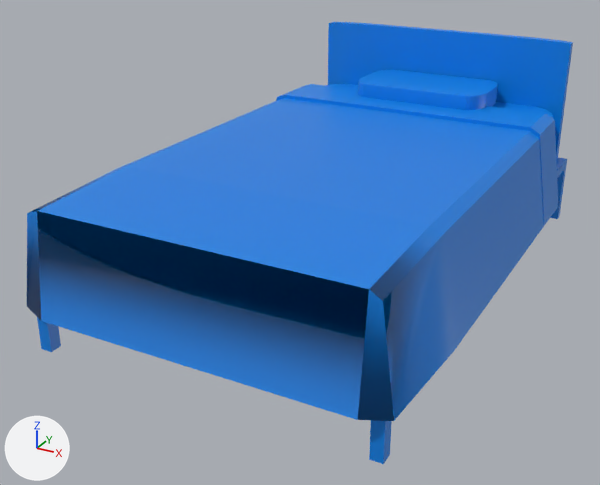
One commit to the FBX model Assets/Furniture Assets/FBX/bed.fbx: the scene before it, then after it.
One viewpoint serves both versions: a 50 mm camera at (8.02, -16.79, 7.32) aimed at (-0.58, -1.15, -0.5). Lighting does not change. The marker at lower left points along +X, +Y and +Z. Where no turn or scale is listed for an object, it has been applied to the vertices.
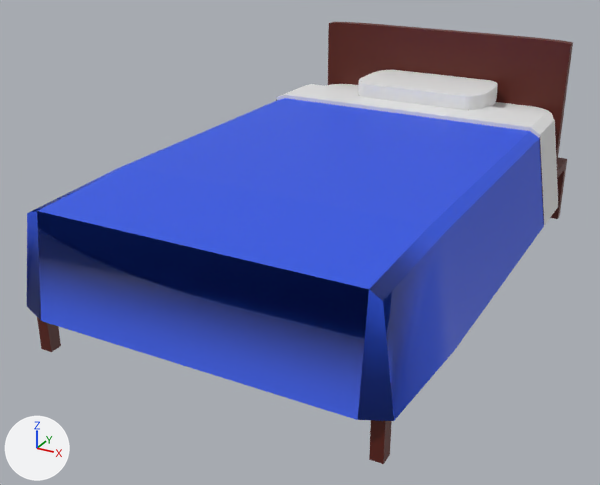
What differs and where, as boxes (x1, y1, x2, y2) in the pictures (600 x 485 px):
part 1 of me_cube, recoloured: (276, 22, 573, 220) in both
part 2 of me_cube, recoloured: (369, 420, 392, 464) in both
part 3 of me_cube, recoloured: (37, 317, 61, 352) in both
part 4 of me_cube, recoloured (blue to white): (277, 70, 558, 225) in both
part 5 of me_cube, recoloured: (37, 166, 455, 421) in both
part 6 of me_cube, recoloured: (27, 166, 126, 320) in both
part 7 of me_cube, recoloured: (128, 98, 544, 349) in both
part 8 of me_cube, recoloured: (120, 98, 285, 168) in both

The change, as a list of edits to the scene's bpy script:
```text
Add mat_material_002:
    mat_material_002 = principled_material('Material.002')
    mat_material_002.base_color = (0.8, 0.8, 0.8)  # white #e7e7e7
Add mat_material_003:
    mat_material_003 = principled_material('Material.003')
    mat_material_003.base_color = (0.0248, 0.0939, 0.8)  # blue #2c56e7
Add mat_material_001:
    mat_material_001 = principled_material('Material.001')
    mat_material_001.base_color = (0.107, 0.013, 0.00631)  # dark red #5c1e13
Change me_cube:
    where me_cube.from_pydata(...)  # 2104 vertices, 2089 faces; spans x -4.16..4.11, y -6.63..6.31, z -1.6..3.36
    used by ob_cube; location = (0.0, 0.0, 0.0)
    me_cube part 1: 621 of the faces centred in x -3.9..3.89, y -0.33..6.31, z -1.6..3.36 switch from mat_material (blue #0082e7) to mat_material_001 (dark red #5c1e13)
    me_cube part 2: 353 of the faces centred in x 0.01..3.84, y -6.41..-3.73, z -1.6..1.58 switch from mat_material (blue #0082e7) to mat_material_001 (dark red #5c1e13)
    me_cube part 3: 320 of the faces centred in x -3.84..-2.8, y -6.43..-4.8, z -1.6..1.57 switch from mat_material (blue #0082e7) to mat_material_001 (dark red #5c1e13)
    me_cube part 4: 736 of the faces centred in x -4.16..4.07, y 3.08..6.06, z -0.69..2.15 switch from mat_material (blue #0082e7) to mat_material_002 (white #e7e7e7)
    me_cube part 5: 11 of the faces centred in x 0.05..4.0, y -6.52..-5.02, z -0.68..1.62 switch from mat_material (blue #0082e7) to mat_material_003 (blue #2c56e7)
    me_cube part 6: 7 of the faces centred in x -4.07..-3.51, y -6.43..-5.02, z -0.65..1.57 switch from mat_material (blue #0082e7) to mat_material_003 (blue #2c56e7)
    me_cube part 7: 5 of the faces centred in x 0.05..4.05, y -0.33, z -0.69..1.68 switch from mat_material (blue #0082e7) to mat_material_003 (blue #2c56e7)
    me_cube part 8: 4 of the faces centred in x -4.13..-3.51, y -0.33, z -0.64..1.64 switch from mat_material (blue #0082e7) to mat_material_003 (blue #2c56e7)
```
